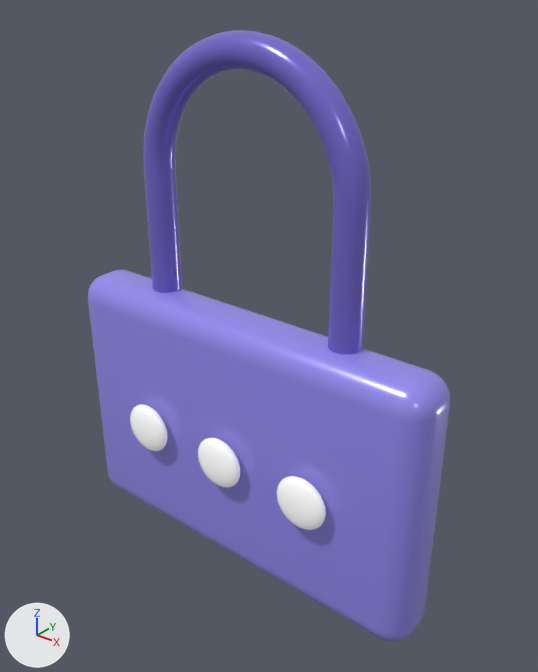
One commit to the glTF model frontend/src/assets/password-manager-logo.glb: the scene before it, then after it.
Both versions are drawn from a camera (50 mm lens) standing at (4.68, -5.42, 4.79) and looking at (0.26, 0.1, 1.37). Every picture has the same lights, and +X, +Y and +Z are marked at lower left. The picture after the commit comes second. Where no turn or scale is listed for an object, it has been applied to the vertices. Vertices at exactly the same position are counted once.

The scene before the commit, as lines of its bpy script (objects in view):
```python
ob_lock_body = bpy.data.objects.new('Lock_Body', me_cube_001)
ob_lock_body.location = (0.0, 0.0, 0.0)
ob_lock_shackle = bpy.data.objects.new('Lock_Shackle', me_lock_shackle_geometry)
ob_lock_shackle.location = (-1.22, 0.08, 1.45)
ob_status_dot_1 = bpy.data.objects.new('Status_Dot_1', me_sphere)
ob_status_dot_1.location = (-1.12, -0.46, -0.05)
ob_status_dot_2 = bpy.data.objects.new('Status_Dot_2', me_sphere_001)
ob_status_dot_2.location = (0.0, -0.46, -0.05)
ob_status_dot_3 = bpy.data.objects.new('Status_Dot_3', me_sphere_002)
ob_status_dot_3.location = (1.12, -0.46, -0.05)
```
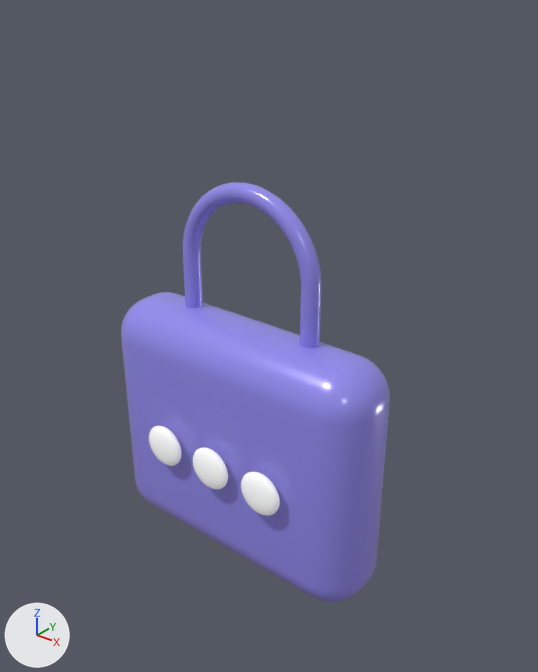
What differs and where, as boxes (x1, y1, x2, y2) in the pictures (538 x 672 px):
'Lock_Body', reshaped (26% narrower, 16% shorter): before (88, 270, 450, 642); after (121, 292, 390, 603)
'Lock_Shackle', reshaped, moved: before (143, 30, 372, 355); after (183, 182, 321, 348)
'Status_Dot_2', moved, rescaled (16% narrower, 14% shorter): before (198, 438, 240, 488); after (193, 447, 228, 490)
'Status_Dot_1', moved, rescaled (15% narrower, 12% shorter): before (130, 404, 168, 451); after (149, 425, 181, 466)

Patch to the scene script:
```diff
--- a/frontend/src/assets/password-manager-logo.glb.py
+++ b/frontend/src/assets/password-manager-logo.glb.py
@@ me_cube_001 @@
 # used by ob_lock_body; location = (0.0, 0.0, 0.0)
-me_cube_001.from_pydata(...)  # 488 vertices, 972 faces; spans x -2.33..2.33, y -0.36..0.36, z -1.55..1.55
+me_cube_001.from_pydata(...)  # 488 vertices, 972 faces; spans x -1.7..1.7, y -0.5..0.5, z -1.45..1.45
+# me_cube_001 part 1: 488 of 488 vertices moved; they spanned x -2.33..2.33, y -0.36..0.36, z -1.55..1.55 and now span x -1.7..1.7, y -0.5..0.5, z -1.45..1.45; mean shift (0.0, 0.0, 0.0)
 me_cube_001.materials.append(mat_logo_indigo_polished)
@@ me_lock_shackle_geometry @@
 # used by ob_lock_shackle; location = (-1.22, 0.08, 1.45)
-me_lock_shackle_geometry.from_pydata(...)  # 7872 vertices, 15740 faces; spans x -0.17..2.61, y -0.17..0.17, z -1.1..2.89
+me_lock_shackle_geometry.from_pydata(...)  # 7872 vertices, 15740 faces; spans x -0.1..1.7, y -0.1..0.1, z -1.1..1.5
+# me_lock_shackle_geometry part 2: 7872 of 7872 vertices moved; they spanned x -0.17..2.61, y -0.17..0.17, z -1.1..2.89 and now span x -0.1..1.7, y -0.1..0.1, z -1.1..1.5; mean shift (-0.37, 0.0, -0.91)
 me_lock_shackle_geometry.materials.append(mat_shackle_indigo_polished)
@@ me_sphere @@
 # used by ob_status_dot_1; location = (-1.12, -0.46, -0.05)
-me_sphere.from_pydata(...)  # 1106 vertices, 2208 faces; spans x -0.3..0.3, y -0.105..0.105, z -0.3..0.3
+me_sphere.from_pydata(...)  # 1106 vertices, 2208 faces; spans x -0.25..0.25, y -0.085..0.085, z -0.25..0.25
+# me_sphere part 3: the whole mesh is scaled about its middle by (0.833, 0.81, 0.833)
 me_sphere.materials.append(mat_status_dot_1_material)
@@ me_sphere_001 @@
 # used by ob_status_dot_2; location = (0.0, -0.46, -0.05)
-me_sphere_001.from_pydata(...)  # 1106 vertices, 2208 faces; spans x -0.3..0.3, y -0.105..0.105, z -0.3..0.3
+me_sphere_001.from_pydata(...)  # 1106 vertices, 2208 faces; spans x -0.25..0.25, y -0.085..0.085, z -0.25..0.25
+# me_sphere_001 part 4: the whole mesh is scaled about its middle by (0.833, 0.81, 0.833)
 me_sphere_001.materials.append(mat_status_dot_2_material)
@@ ob_lock_shackle @@
 ob_lock_shackle = bpy.data.objects.new('Lock_Shackle', me_lock_shackle_geometry)
-ob_lock_shackle.location = (-1.22, 0.08, 1.45)
+ob_lock_shackle.location = (-0.8, 0.08, 1.45)
@@ ob_status_dot_1 @@
 ob_status_dot_1 = bpy.data.objects.new('Status_Dot_1', me_sphere)
-ob_status_dot_1.location = (-1.12, -0.46, -0.05)
+ob_status_dot_1.location = (-0.7, -0.6, -0.05)
@@ ob_status_dot_2 @@
 ob_status_dot_2 = bpy.data.objects.new('Status_Dot_2', me_sphere_001)
-ob_status_dot_2.location = (0.0, -0.46, -0.05)
+ob_status_dot_2.location = (0.0, -0.6, -0.05)
```
